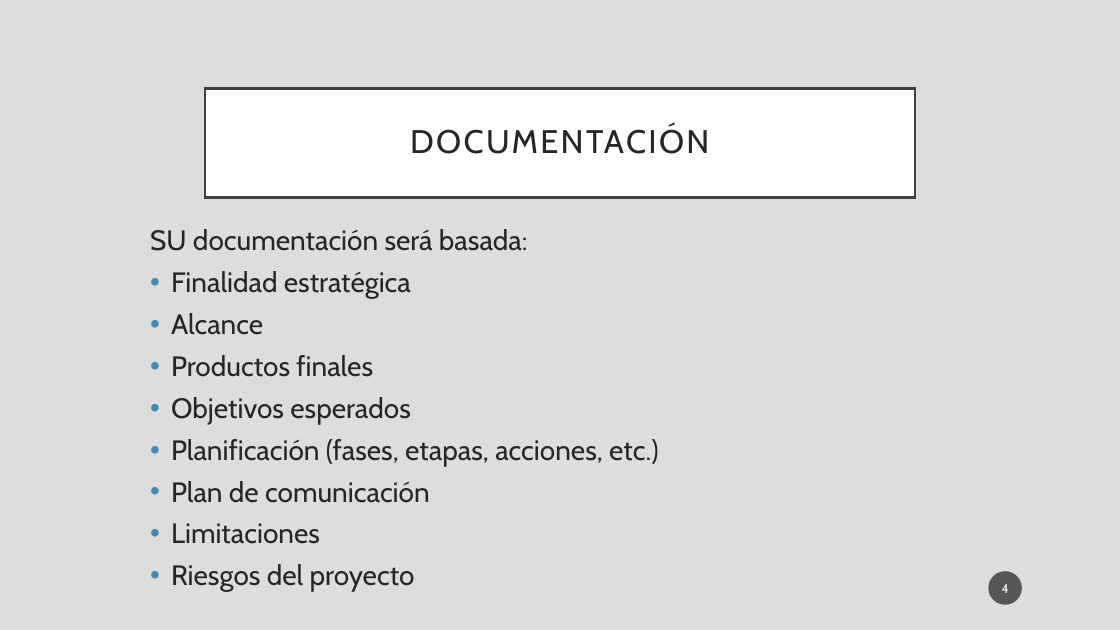
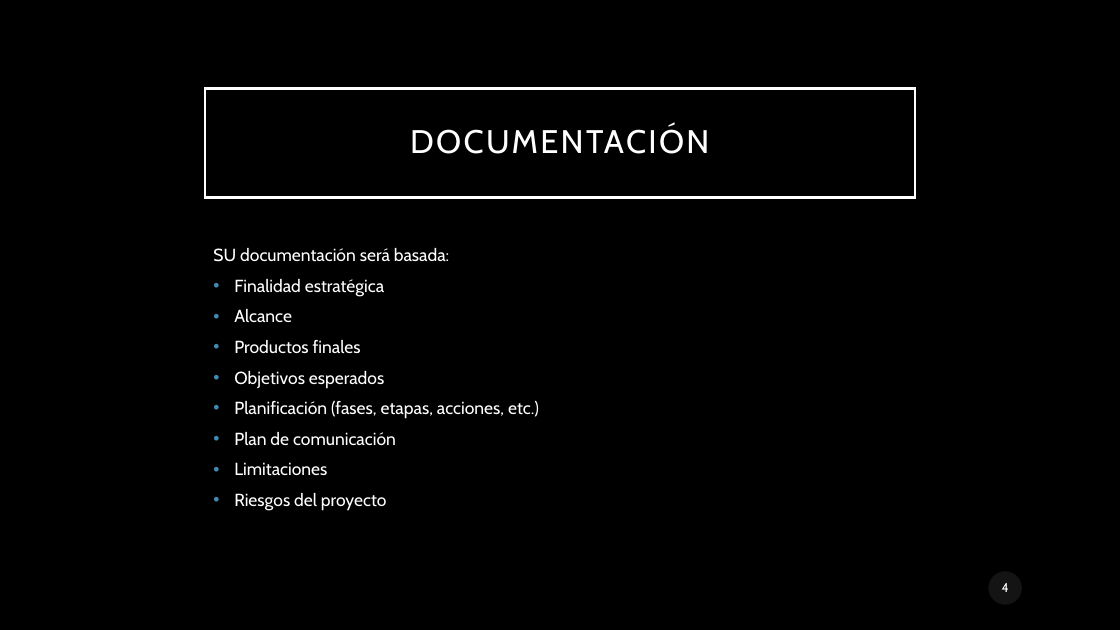
Before and after one commit to LeonelCano/Prueba1, a slide deck: slide 4 of Demanda 8.pptx. Drawn at 1120x630 pixels with LibreOffice and Linux fonts; fonts in the diff are those of the drawing; background and template pictures are left out. Boxes give left, top, right and bottom in pixels: in the first picture for what was removed or moved away, otherwise in the second. Text is boxed around its words. In the diff, an @@ line names an element or a change of style, - is before the commit and + after.

```diff
--- a/Demanda 8.pptx
+++ b/Demanda 8.pptx
@@ background #DDDDDD to picture (left out) @@
@@ title "DOCUMENTACIÓN" at (205,88,915,197): text colour #262626 to #FFFFFF; fill #FFFFFF to none; outline #404040 2.5 pt to #FFFFFF 2.5 pt @@
@@ text "SU documentación será basada:": place and size @@
-text "SU documentación será basada:" at (150,229,658,592)
+text "SU documentación será basada:" at (213,248,539,510)
@@ text "SU documentación será basada:" at (213,248,539,510): size 24 to 15 pt, text colour #262626 to #FFFFFF @@
@@ page number at (989,571,1023,605): line spacing 1 to 0.9; more space between paragraphs @@
```
Also in this commit, not shown: 2 other slides changed, 1 slide added.
